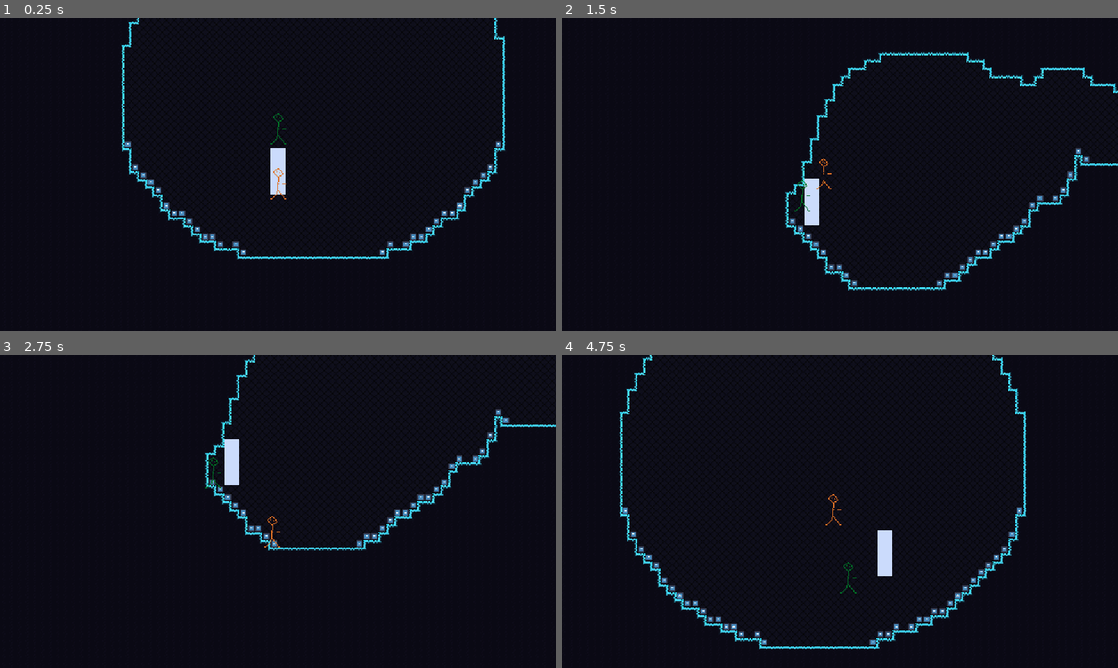
Above: before the commit, frames 1-4 (two rows, left to right).
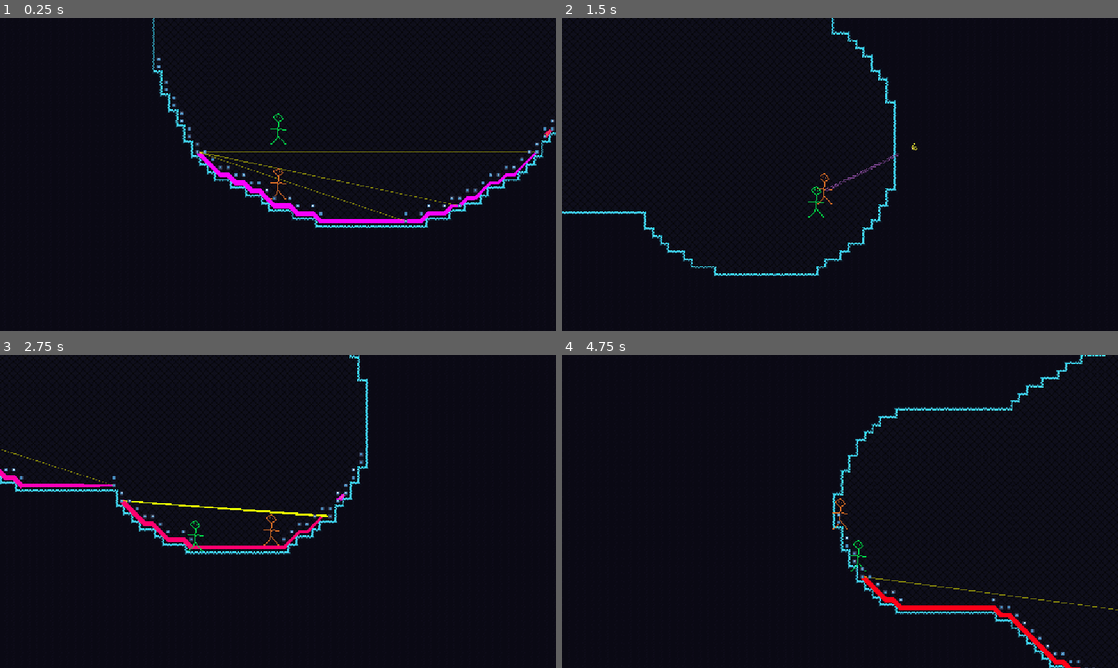
Above: after the commit, the same moments.

Repository: henreedev/exponential-climb
Game: Godot game, scene res://scenes/game.tscn
Two runs of this game, one before a commit and one after it. Both use one fixed random seed, a clock stepped at 60 frames per second and the inputs below. The engine's default icon, where the game draws it, is replaced by a stand-in: a white triangle on a blue panel in a dark square.
Inputs (mouse positions are in pixels of both pictures, inside the frame that each line leads up to):
- Up to frame 1 (0.25 s): no input
- Up to frame 2 (1.5 s): move the mouse to (962, 158) at 0.52 s; press the mouse at (962, 158) at 0.53 s; hold D (move_right) from 0.53 s (still down); tap Space (jump) at 0.77, 1.07 s; tap R (test_generate_new_room) at 0.8, 1.35 s; move the mouse to (728, 190) at 1.27 s; release the mouse at (728, 190) at 1.28 s
- Up to frame 3 (2.75 s): tap Space (jump) at 1.52, 1.82, 2.3 s; right-click (166, 527) at 1.55 s; move the mouse to (333, 442) at 2.02 s; release D (move_right) at 2.03 s; hold A (move_left) from 2.03 s (still down); right-click (333, 442) at 2.1 s
- Up to frame 4 (4.75 s): move the mouse to (812, 574) at 2.77 s; release A (move_left) at 2.78 s; hold D (move_right) 2.78-4.28 s; tap Space (jump) at 2.85, 3.02, 3.32, 3.77, 4.07, 4.52 s; click (812, 574) at 3.05 s; move the mouse to (1006, 558) at 3.52 s; press the mouse at (1006, 558) at 3.53 s; tap R (test_generate_new_room) at 3.8, 4.35 s; move the mouse to (673, 464) at 4.27 s; release the mouse at (673, 464) at 4.28 s; hold A (move_left) from 4.28 s (still down); right-click (673, 464) at 4.55 s

The runs differ from the first frame. In frame 1, 4.6% of the frame differs, in the area x 21-100%, y 0-78%; in frame 2, 3.7%; in frame 3, 4.2%; in frame 4, 4.7%, in the area x 10-100%, y 0-100%.

Commit message:
horizontal pathfinding working

Diff:
--- a/autoload/pathfinding.gd
+++ b/autoload/pathfinding.gd
@@ -2,14 +2,16 @@
 
 # Configurable parameters
 @export var cell_size: int = 8
-@export var jump_height: int = 2
-@export var jump_distance: int = 2
+@export var jump_height: int = 10
+@export var jump_distance: int = 10
 @export var show_lines: bool = true
 
 var tile_map_layer: TileMapLayer
 var graph: AStar2D = AStar2D.new()
+var no_diagonal_graph: AStar2D = AStar2D.new()
 
 const INDICATOR_SCENE = preload("res://scenes/enemy/pathfinding_indicator.tscn")
+const LINE_SCENE = preload("res://scenes/enemy/indicator_line.tscn")
 
 func find_path(start: Vector2, end: Vector2) -> Array:
 	print("Finding path from ", start, " to ", end)
@@ -23,9 +25,15 @@
 
 	var actions: Array = []
 	var last_pos: Vector2
-
+	var line : Line2D
 	for point_id in path:
 		var pos = graph.get_point_position(point_id)
+		if show_lines:
+			if not line:
+				line = LINE_SCENE.instantiate()
+				line.default_color = Color.from_hsv(randf(), 1, 1)
+				line.width = 2.5
+			line.add_point(pos)
 		var cell_status = get_cell_status(pos, true, true)
 
 		if last_pos and can_jump(last_pos, pos, cell_status):
@@ -43,12 +51,15 @@
 
 		last_pos = pos
 
+	if show_lines:
+		tile_map_layer.add_child(line)
 	actions.append(end)
 	print("Actions: ", actions)
 	return actions
 
 func update_graph():
 	graph.clear()
+	no_diagonal_graph.clear()
 	tile_map_layer = get_tree().get_nodes_in_group("tilemap")[-1] as TileMapLayer
 	build_map()
 	build_connections()
@@ -56,14 +67,22 @@
 func build_map():
 	var used_cells = tile_map_layer.get_used_cells()
 	for cell in used_cells:
-		var cell_status = get_cell_status(cell)
+		var cell_status = get_cell_status(cell, false, false)
 		if cell_status:
 			add_graph_point(cell)
 
-			if cell_status[1] == -1:
+			if cell_status.x == -1:
+				add_graph_point(find_below_point(cell, Vector2.LEFT))
+			if cell_status.y == -1:
 				add_graph_point(find_below_point(cell, Vector2.RIGHT))
-			if cell_status[0] == -1:
-				add_graph_point(find_below_point(cell, Vector2.LEFT))
+		var no_diag_cell_status = get_cell_status(cell, false, false, true)
+		if no_diag_cell_status:
+			add_no_diag_graph_point(cell)
+
+			if no_diag_cell_status.x == -1:
+				add_no_diag_graph_point(find_below_point(cell, Vector2.LEFT))
+			if no_diag_cell_status.y == -1:
+				add_no_diag_graph_point(find_below_point(cell, Vector2.RIGHT))
 
 func build_connections():
 	for point_id in graph.get_point_ids():
@@ -78,20 +97,35 @@
 				continue
 
 			var other_pos = graph.get_point_position(other_id)
-			if cell_status and cell_status[1] == 0 and is_direct_right(pos, other_pos):
+			if cell_status and cell_status.y == 0 and right_diagonal_path_exists(pos, other_pos):
 				connections.append(other_id)
-			if cell_status and cell_status[0] == -1 and is_valid_jump_left(pos, other_pos):
+			if cell_status and cell_status.x == -1 and is_valid_jump_left(pos, other_pos):
 				connections.append(other_id)
-			if cell_status and cell_status[1] == -1 and is_valid_jump_right(pos, other_pos):
+				print("Left jump added")
+			if cell_status and cell_status.y == -1 and is_valid_jump_right(pos, other_pos):
 				connections.append(other_id)
+				print("Right jump added")
 
 		for conn_id in connections:
+			if show_lines:
+				var line : Line2D = LINE_SCENE.instantiate()
+				line.add_point(graph.get_point_position(point_id))
+				line.add_point(graph.get_point_position(conn_id))
+				tile_map_layer.add_child(line)
 			graph.connect_points(point_id, conn_id)
 
 		for conn_id in one_way_connections:
+			if show_lines:
+				var line : Line2D = LINE_SCENE.instantiate()
+				line.default_color = Color.PALE_GREEN
+				line.add_point(graph.get_point_position(point_id))
+				line.add_point(graph.get_point_position(conn_id))
+				tile_map_layer.add_child(line)
 			graph.connect_points(point_id, conn_id, false)
 
-func get_cell_status(pos: Vector2, global: bool = false, is_above: bool = false) -> Vector2:
+func get_cell_status(pos: Vector2, global: bool = false, is_above: bool = false, \
+					 ignore_diagonal_movement := false) -> Vector2:
+	if not tile_map_layer: tile_map_layer = get_tree().get_first_node_in_group("tilemap")
 	if global:
 		pos = tile_map_layer.local_to_map(pos)
 	if is_above:
@@ -103,17 +137,35 @@
 	if not is_wall(pos) or is_wall(pos + Vector2.UP, true):
 		return Vector2.ZERO
 
-	# Check left
-	if is_wall(pos + Vector2.LEFT + Vector2.UP):
-		results.x = 1
-	elif not is_wall(pos + Vector2.LEFT):
-		results.x = -1
-
-	# Check right
-	if is_wall(pos + Vector2.RIGHT + Vector2.UP):
-		results.y = 1
-	elif not is_wall(pos + Vector2.RIGHT):
-		results.y = -1
+	if ignore_diagonal_movement:
+		# Check left
+		if is_wall(pos + Vector2.LEFT + Vector2.UP):
+			results.x = 1
+		elif not is_wall(pos + Vector2.LEFT):
+			results.x = -1
+		# Check right
+		if is_wall(pos + Vector2.RIGHT + Vector2.UP):
+			results.y = 1
+		elif not is_wall(pos + Vector2.RIGHT):
+			results.y = -1
+	else:
+		# Check left
+		if is_wall(pos + Vector2.LEFT + Vector2.UP * 2):
+			results.x = 1
+		# Are the four tiles to the left and down empty? Then this is a valid left drop
+		elif not is_wall(pos + Vector2.LEFT) \
+			#and not is_wall(pos + Vector2.LEFT * 2) \ # For enemy width > 1 tile
+			and not is_wall(pos + Vector2.LEFT + Vector2.DOWN): \
+			#and not is_wall(pos + Vector2.LEFT * 2 + Vector2.DOWN): # For enemy width > 1 tile
+			results.x = -1
+		# Check right
+		if is_wall(pos + Vector2.RIGHT + Vector2.UP * 2):
+			results.y = 1
+		elif not is_wall(pos + Vector2.RIGHT) \
+			#and not is_wall(pos + Vector2.RIGHT * 2)\ # For enemy width > 1 tile
+			and not is_wall(pos + Vector2.RIGHT + Vector2.DOWN): \
+			#and not is_wall(pos + Vector2.RIGHT * 2 + Vector2.DOWN): # For enemy width > 1 tile
+			results.y = -1
 
 	return results
 
@@ -137,35 +189,148 @@
 	graph.add_point(graph.get_available_point_id(), pos)
 
 	if show_lines:
-		var indicator = INDICATOR_SCENE.instantiate()
-		indicator.position = pos
-		tile_map_layer.add_child(indicator)
+		make_debug_dot(pos)
+
+func add_no_diag_graph_point(cell: Vector2):
+	if cell == Vector2.INF: return
+	var above_cell = cell + Vector2.UP
+	var pos = tile_map_layer.map_to_local(above_cell)
+	if no_diagonal_graph.get_point_count() and no_diagonal_graph.get_point_position(no_diagonal_graph.get_closest_point(pos)).distance_to(pos) < cell_size:
+		return
+
+	no_diagonal_graph.add_point(no_diagonal_graph.get_available_point_id(), pos)
+
+	if show_lines:
+		make_debug_dot(pos + Vector2.UP * cell_size)
 
 func find_below_point(cell: Vector2, direction: Vector2) -> Vector2:
 	var start_pos = tile_map_layer.map_to_local(cell + direction)
 	var end_pos = start_pos + Vector2(0, 1000)
-	var space_state = get_world_2d().direct_space_state
-	var result = space_state.intersect_ray(PhysicsRayQueryParameters2D.create(start_pos, end_pos, 4))
-	return result.position if result else Vector2.INF
+	var hit_pos = do_raycast(start_pos, end_pos)
+	if hit_pos == Vector2.INF:
+		return hit_pos
+	return tile_map_layer.local_to_map(hit_pos)
 
 func can_jump(from_pos: Vector2, to_pos: Vector2, cell_status: Vector2) -> bool:
-	return false
 	return from_pos.y >= to_pos.y - (cell_size * jump_height) and (
 		(from_pos.x < to_pos.x and cell_status.x < 0) or
 		(from_pos.x > to_pos.x and cell_status.y < 0)
 	)
 
+## Searches from a starting point to an ending point, returning whether there's a path between the two that can be travelled without jumping.
+func right_diagonal_path_exists(from_pos: Vector2, to_pos: Vector2):
+	var from_id = no_diagonal_graph.get_closest_point(from_pos)
+	var to_id = no_diagonal_graph.get_closest_point(to_pos)
+	var curr_id = from_id
+	var visited = [curr_id]
+	var line : Line2D
+	while curr_id != -1:
+		if curr_id == to_id:
+			print("Diagonal pathfinding returning true")
+			if show_lines:
+				tile_map_layer.add_child(line)
+			return true
+		var curr_pos = no_diagonal_graph.get_point_position(curr_id)
+		if show_lines:
+			if not line:
+				line = LINE_SCENE.instantiate()
+				line.default_color = Color.from_hsv(randf() * 0.2 + 0.8, 1, 1)
+				line.modulate.a = 1.0
+				line.width = 5
+			line.add_point(curr_pos)
+		var found = false
+		for next_id in no_diagonal_graph.get_point_ids(): # TODO improve with spatial partitioning
+			if visited.has(next_id):
+				continue
+			var next_pos = no_diagonal_graph.get_point_position(next_id)
+			var adj_case = is_adjacent(curr_pos, next_pos)
+			var hoz_case = is_direct_right(curr_pos, next_pos)
+			var los_case = do_raycast(curr_pos, next_pos) == Vector2.INF
+			var flat_case = is_flat_ground(curr_pos, next_pos)
+
+
+			if adj_case or (hoz_case and los_case and flat_case):
+				found = true
+				curr_id = next_id
+				visited.append(next_id)
+				break
+		if not found: curr_id = -1
+	if show_lines:
+		tile_map_layer.add_child(line)
+	print("Diagonal pathfinding returning false")
+	return false
+
+func is_adjacent(pos: Vector2, other_pos: Vector2):
+	const directions = [
+		Vector2i(0, -1),  # Up
+		Vector2i(1, -1),  # Up-Right
+		Vector2i(1, 0),   # Right
+		Vector2i(1, 1),   # Down-Right
+		Vector2i(0, 1),   # Down
+		Vector2i(-1, 1),  # Down-Left
+		Vector2i(-1, 0),  # Left
+		Vector2i(-1, -1)  # Up-Left
+	]
+	for dir in directions:
+		dir = Vector2(dir)
+		dir *= cell_size
+		if pos.is_equal_approx(other_pos + dir):
+			return true
+	return false
+
 func is_direct_right(pos: Vector2, other_pos: Vector2) -> bool:
 	return pos.y == other_pos.y and other_pos.x > pos.x
 
+func do_raycast(from_pos: Vector2, to_pos: Vector2) -> Vector2:
+	var space_state = get_world_2d().direct_space_state
+	var query = PhysicsRayQueryParameters2D.create(from_pos, to_pos, 4)
+	query.hit_from_inside = true
+	var result = space_state.intersect_ray(query)
+	return result["position"] if result else Vector2.INF
+
+func is_flat_ground(from_pos: Vector2, to_pos: Vector2, raycasts := 4) -> bool:
+	if from_pos.y == -4.0 and to_pos.y == -4.0:
+		print()
+	if from_pos.y != to_pos.y:
+		return false
+	var flat_y = -INF
+	for i in range(raycasts):
+		var intermed_pos = lerp(from_pos, to_pos, float(i + 1) / (raycasts + 1))
+		var hit_y = do_raycast(intermed_pos, intermed_pos + Vector2(0, 10)).y
+		if flat_y == -INF:
+			flat_y = hit_y
+		if abs(hit_y - flat_y) > cell_size / 2 or flat_y == INF:
+			return false
+	return true
+
 func is_valid_jump_left(pos: Vector2, other_pos: Vector2) -> bool:
-	return false
-	return pos.x - cell_size * jump_distance <= other_pos.x and other_pos.x < pos.x and \
+	var cond = pos.x - cell_size * (jump_distance + 2) <= other_pos.x and \
+			other_pos.x < pos.x and \
 		   other_pos.y >= pos.y - (cell_size * jump_height) and \
-		   get_cell_status(other_pos, true, true).y == -1
+		   get_cell_status(other_pos, true, true).y == -1 and \
+			do_raycast(pos, other_pos) == Vector2.INF
+	if cond: make_debug_line(pos, other_pos, Color.GREEN_YELLOW)
+	return cond
 
 func is_valid_jump_right(pos: Vector2, other_pos: Vector2) -> bool:
-	return false
-	return pos.x < other_pos.x and other_pos.x <= pos.x + cell_size * jump_distance and \
+	var cond = pos.x < other_pos.x and other_pos.x <= pos.x + cell_size * (jump_distance + 2) and \
 		   other_pos.y >= pos.y - (cell_size * jump_height) and \
-		   get_cell_status(other_pos, true, true).x == -1
+		   get_cell_status(other_pos, true, true).x == -1 and \
+			do_raycast(pos, other_pos) == Vector2.INF
+	if cond: make_debug_line(pos, other_pos, Color.MEDIUM_VIOLET_RED)
+	return cond
+
+func make_debug_line(pos: Vector2, other_pos: Vector2, color := Color.BLACK):
+	var line : Line2D = LINE_SCENE.instantiate()
+	if color != Color.BLACK:
+		line.default_color = color
+	line.add_point(pos)
+	line.add_point(other_pos)
+	tile_map_layer.add_child(line)
+
+func make_debug_dot(pos: Vector2, size_mult := 1.0):
+	var dot : Sprite2D = INDICATOR_SCENE.instantiate()
+	dot.scale *= size_mult
+	dot.position = pos
+	dot.z_index = 1
+	tile_map_layer.add_child(dot)
--- a/project.godot
+++ b/project.godot
@@ -83,6 +83,11 @@
 "events": [Object(InputEventKey,"resource_local_to_scene":false,"resource_name":"","device":-1,"window_id":0,"alt_press …(192 unchanged characters)…
 ]
 }
+test_navigation={
+"deadzone": 0.2,
+"events": [Object(InputEventMouseButton,"resource_local_to_scene":false,"resource_name":"","device":-1,"window_id":0,"alt_pressed":false,"shift_pressed":false,"ctrl_pressed":false,"meta_pressed":false,"button_mask":2,"position":Vector2(128, 20),"global_position":Vector2(137, 68),"factor":1.0,"button_index":2,"canceled":false,"pressed":true,"double_click":false,"script":null)
+]
+}
 
 [layer_names]
 
@@ -101,4 +106,3 @@
 [rendering]
 
 textures/canvas_textures/default_texture_filter=0
-2d/snap/snap_2d_vertices_to_pixel=true
--- a/resources/environment/tileset.tres
+++ b/resources/environment/tileset.tres
@@ -41,12 +41,12 @@
 3:0/0 = 0
 3:0/0/terrain_set = 0
 3:0/0/terrain = 0
-3:0/0/physics_layer_0/polygon_0/points = PackedVector2Array(-4, -4, 4, -4, 4, 4, -4, 4)
+3:0/0/physics_layer_0/polygon_0/points = PackedVector2Array(-0.203052, -4, 4, 4, -4, 4)
 3:0/0/terrains_peering_bit/bottom_side = 0
 4:0/0 = 0
 4:0/0/terrain_set = 0
 4:0/0/terrain = 0
-4:0/0/physics_layer_0/polygon_0/points = PackedVector2Array(-4, -4, 4, -4, 4, 4, -4, 4)
+4:0/0/physics_layer_0/polygon_0/points = PackedVector2Array(4, -4, 4, 4, -4, 4)
 4:0/0/terrains_peering_bit/right_side = 0
 4:0/0/terrains_peering_bit/bottom_side = 0
 5:0/0 = 0
@@ -68,7 +68,7 @@
 7:0/0 = 0
 7:0/0/terrain_set = 0
 7:0/0/terrain = 0
-7:0/0/physics_layer_0/polygon_0/points = PackedVector2Array(-4, -4, 4, -4, 4, 4, -4, 4)
+7:0/0/physics_layer_0/polygon_0/points = PackedVector2Array(-4, -4, 4, 4, -4, 4)
 7:0/0/terrains_peering_bit/bottom_side = 0
 7:0/0/terrains_peering_bit/left_side = 0
 8:0/0 = 0
@@ -207,7 +207,7 @@
 3:2/0 = 0
 3:2/0/terrain_set = 0
 3:2/0/terrain = 0
-3:2/0/physics_layer_0/polygon_0/points = PackedVector2Array(-4, -4, 4, -4, 4, 4, -4, 4)
+3:2/0/physics_layer_0/polygon_0/points = PackedVector2Array(-0.101526, 4, 4, -4, -4, -4)
 3:2/0/terrains_peering_bit/top_side = 0
 4:2/0 = 0
 4:2/0/terrain_set = 0
@@ -294,11 +294,11 @@
 3:3/0 = 0
 3:3/0/terrain_set = 0
 3:3/0/terrain = 0
-3:3/0/physics_layer_0/polygon_0/points = PackedVector2Array(-4, -4, 4, -4, 4, 4, -4, 4)
+3:3/0/physics_layer_0/polygon_0/points = PackedVector2Array(0.203051, -4, 4, 0, -0.101526, 4, -4, 0)
 4:3/0 = 0
 4:3/0/terrain_set = 0
 4:3/0/terrain = 0
-4:3/0/physics_layer_0/polygon_0/points = PackedVector2Array(-4, -4, 4, -4, 4, 4, -4, 4)
+4:3/0/physics_layer_0/polygon_0/points = PackedVector2Array(4, -4, 4, 4, -4, -4)
 4:3/0/terrains_peering_bit/right_side = 0
 4:3/0/terrains_peering_bit/top_side = 0
 5:3/0 = 0
@@ -320,7 +320,7 @@
 7:3/0 = 0
 7:3/0/terrain_set = 0
 7:3/0/terrain = 0
-7:3/0/physics_layer_0/polygon_0/points = PackedVector2Array(-4, -4, 4, -4, 4, 4, -4, 4)
+7:3/0/physics_layer_0/polygon_0/points = PackedVector2Array(-4, -4, 4, -4, -4, 4)
 7:3/0/terrains_peering_bit/left_side = 0
 7:3/0/terrains_peering_bit/top_side = 0
 8:3/0 = 0
@@ -400,5 +400,6 @@
 terrain_set_0/mode = 0
 terrain_set_0/terrain_0/name = "Cave"
 terrain_set_0/terrain_0/color = Color(0.256256, 0.1654, 1, 1)
+navigation_layer_0/layers = 1
 sources/0 = SubResource("TileSetAtlasSource_r6oxb")
 sources/1 = SubResource("TileSetAtlasSource_mng27")
--- a/scenes/enemy/enemy.tscn
+++ b/scenes/enemy/enemy.tscn
@@ -4,11 +4,14 @@
 [ext_resource type="Script" uid="uid://4oi471orhtl8" path="res://scripts/enemy/enemy.gd" id="1_a3pup"]
 
 [sub_resource type="CapsuleShape2D" id="CapsuleShape2D_a3pup"]
-radius = 5.0
+radius = 3.0
 
 [node name="Enemy" type="CharacterBody2D"]
 collision_layer = 2
 collision_mask = 4
+floor_constant_speed = true
+floor_max_angle = 1.39626
+floor_snap_length = 4.0
 script = ExtResource("1_a3pup")
 
 [node name="CollisionShape2D" type="CollisionShape2D" parent="."]
@@ -16,6 +19,6 @@
 shape = SubResource("CapsuleShape2D_a3pup")
 
 [node name="Sprite2D" type="Sprite2D" parent="."]
-modulate = Color(0, 1, 1, 1)
+modulate = Color(0, 2, 2, 1)
 position = Vector2(0, -12)
 texture = ExtResource("1_4a83h")
--- /dev/null
+++ b/scenes/enemy/indicator_line.tscn
@@ -0,0 +1,10 @@
+[gd_scene load_steps=2 format=3 uid="uid://ukhgf4jf41l1"]
+
+[sub_resource type="Curve" id="Curve_bbi88"]
+_data = [Vector2(0, 1), 0.0, 0.0, 0, 0, Vector2(0.496504, 1), 0.0, 0.0, 0, 0, Vector2(1, 0.505739), 0.0, 0.0, 0, 0]
+point_count = 3
+
+[node name="IndicatorLine" type="Line2D"]
+width = 1.0
+width_curve = SubResource("Curve_bbi88")
+default_color = Color(1, 1, 0, 0.492)
--- a/scenes/enemy/pathfinding_indicator.tscn
+++ b/scenes/enemy/pathfinding_indicator.tscn
@@ -3,5 +3,5 @@
 [ext_resource type="Texture2D" uid="uid://brj5aw8mw7rhj" path="res://assets/image/icon.svg" id="1_38rkv"]
 
 [node name="PathfindingIndicator" type="Sprite2D"]
-scale = Vector2(0.05, 0.05)
+scale = Vector2(0.03, 0.03)
 texture = ExtResource("1_38rkv")
--- a/scenes/environment/door.tscn
+++ b/scenes/environment/door.tscn
@@ -7,6 +7,7 @@
 size = Vector2(16, 48)
 
 [node name="Door" type="Node2D"]
+visible = false
 script = ExtResource("1_hs68i")
 
 [node name="Area2D" type="Area2D" parent="."]
--- a/scenes/player/player.tscn
+++ b/scenes/player/player.tscn
@@ -10,6 +10,7 @@
 collision_mask = 20
 slide_on_ceiling = false
 floor_constant_speed = true
+floor_max_angle = 1.39626
 floor_snap_length = 4.0
 script = ExtResource("1_8afob")
 
--- a/scripts/enemy/enemy.gd
+++ b/scripts/enemy/enemy.gd
@@ -5,7 +5,7 @@
 
 enum Type {
 	BASIC_MELEE, ## e.g. Lemurian from RoR1
-	}
+}
 
 ## Jump height in tiles.
 var jump_height : Stat
@@ -36,7 +36,7 @@
 var currentTarget
 
 var speed = 100
-var jumpForce = 200
+const jumpForce = 350
 var gravity = 550
 var padding = 1
 var finishPadding = 5
@@ -65,7 +65,7 @@
 # Called every frame. 'delta' is the elapsed time since the previous frame.
 func _physics_process(delta):
 	var space_state = get_world_2d().direct_space_state
-	if Input.is_action_just_pressed("attack"):
+	if Input.is_action_just_pressed("test_navigation"):
 		var mousePos = get_global_mouse_position()
 		# Collide with map downwards
 		var ray_query = PhysicsRayQueryParameters2D.create(mousePos, Vector2(mousePos.x, mousePos.y + 1000), 4)
--- a/scripts/environment/floor.gd
+++ b/scripts/environment/floor.gd
@@ -6,6 +6,7 @@
 const ROOM_SCENE = preload("res://scenes/environment/room.tscn")
 
 func _ready():
+	seed(1)
 	Global.floor = self
 	generate_new_room()
 
@@ -18,6 +19,29 @@
 func generate_new_room(start_pos := Vector2.ZERO):
 	remove_children()
 	Room.generate_room(start_pos, self)
+	await get_tree().physics_frame
+	await get_tree().physics_frame
+	await get_tree().physics_frame
+	await get_tree().physics_frame
+	await get_tree().physics_frame
+	await get_tree().physics_frame
+	await get_tree().physics_frame
+	await get_tree().physics_frame
+	await get_tree().physics_frame
+	await get_tree().physics_frame
+	await get_tree().physics_frame
+	await get_tree().physics_frame
+	await get_tree().physics_frame
+	await get_tree().physics_frame
+	await get_tree().physics_frame
+	await get_tree().physics_frame
+	await get_tree().physics_frame
+	await get_tree().physics_frame
+	await get_tree().physics_frame
+	await get_tree().physics_frame
+	await get_tree().physics_frame
+	await get_tree().physics_frame
+	await get_tree().physics_frame
 	print("Starting pathfinding")
 	Pathfinding.update_graph()
 	print("Pathfinding graph created")
--- a/scripts/environment/room.gd
+++ b/scripts/environment/room.gd
@@ -51,6 +51,7 @@
 
 	if Global.player:
 		Global.player.global_position = start_pos
+		#Global.player.global_position = Vector2.ZERO
 		Global.enemy.global_position = start_pos
 
 	return room
@@ -210,7 +211,6 @@
 		x_value += rand_x_offset
 		var random_radius = pick_random_path_radius(radius, deviation)
 		points.append(Vector2(x_value, random_radius))
-	print(points)
 	return points
 
 
